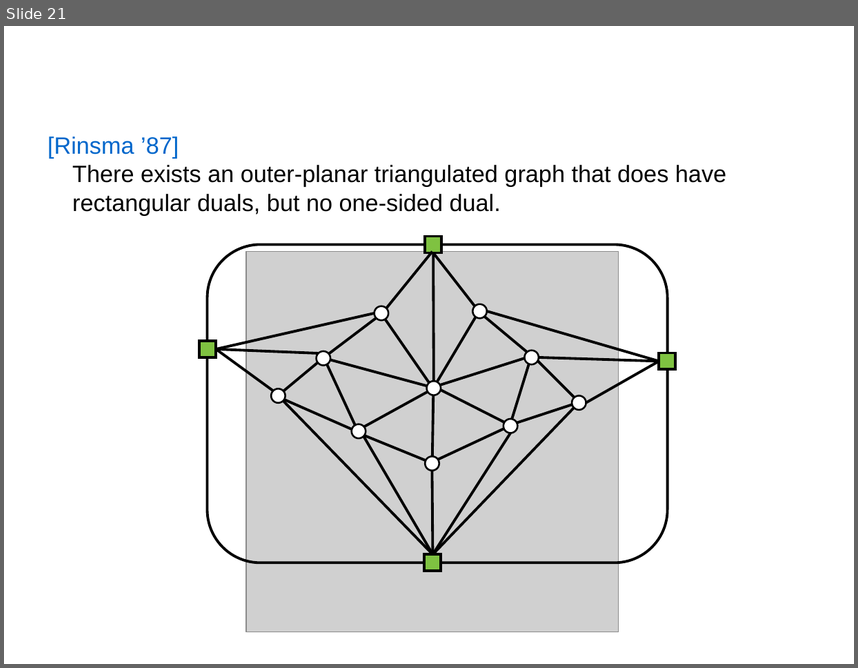
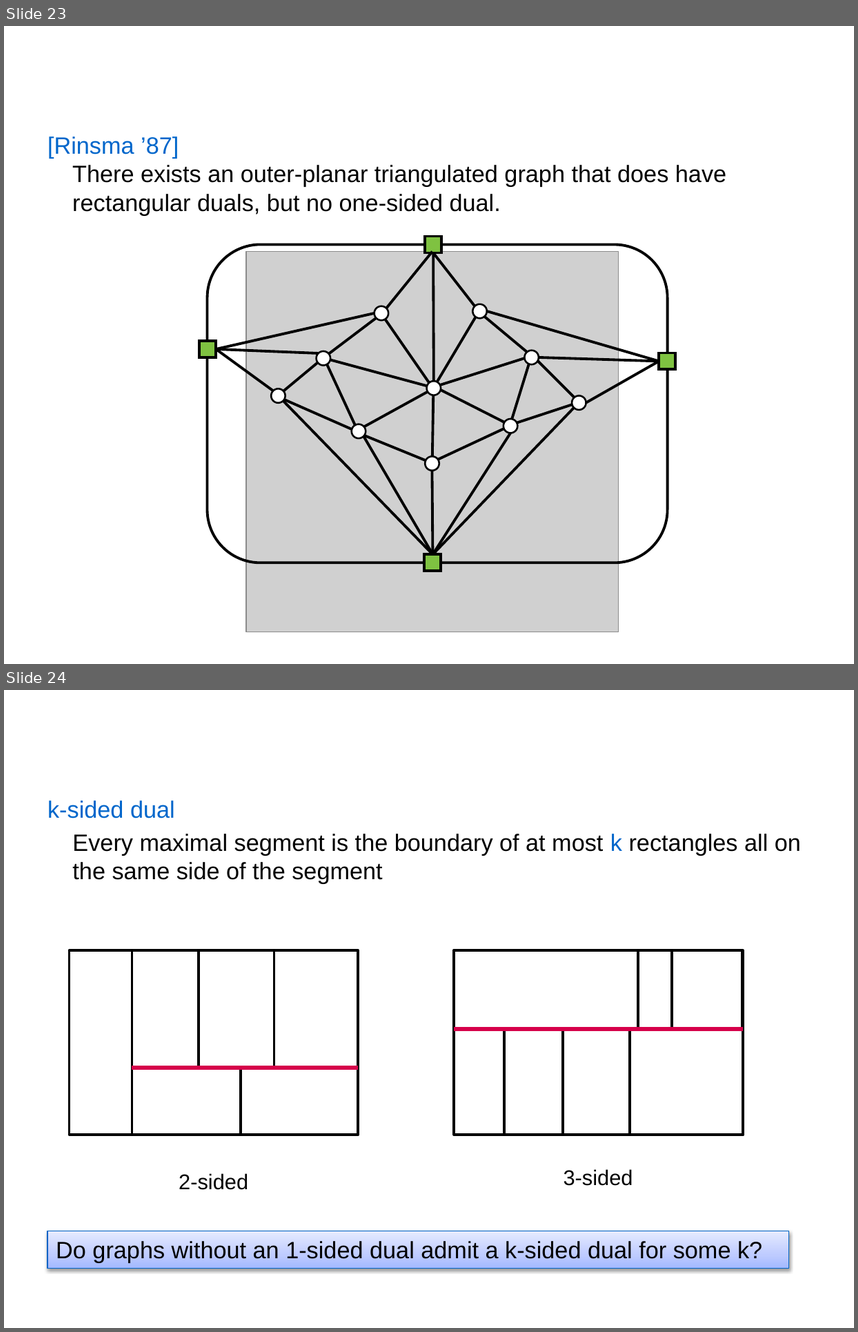
Before and after one commit to SanderBeekhuis/area-universal-duals, a slide deck: midtermtalk/talk3.pptx. Shown one above the other, each under a label of ours: slide 21 before the commit, slides 23 and 24 after it. The pictures are 858x668 and 858x1332 pixels, drawn with LibreOffice and Linux fonts; fonts in the diff are those of the drawing; grey boxes stand for pictures; background and template pictures are left out. Boxes give left, top, right and bottom in pixels: in the first picture for what was removed or moved away, otherwise in the second. Text is boxed around its words. In the diff, an @@ line names an element or a change of style, - is before the commit and + after.

Commit message:
WIP

```diff
--- a/midtermtalk/talk3.pptx
+++ b/midtermtalk/talk3.pptx
@@ slide 24 added at box(4, 690, 854, 1328), background #FFFFFF @@
@@ title added at box(47, 800, 123, 818), 36 pt, text #FFFFFF, bold @@
+k-sided duals
@@ text added at box(72, 800, 801, 884), 20 pt, text #000000 @@
+k-sided dual
+  Every maximal segment is the boundary of at most k rectangles all on the same side of the segment
@@ line added from (455, 1028) to (743, 1028), #D6004A 3.5 pt @@
@@ group added at box(455, 950, 744, 1134): 5 rectangles @@
@@ group added at box(70, 950, 359, 1134): 5 rectangles @@
@@ line added from (132, 1067) to (358, 1067), #D6004A 3.5 pt @@
@@ text added at box(179, 1173, 248, 1190), 18 pt, text #000000 @@
+2-sided
@@ text added at box(564, 1169, 633, 1185), 18 pt, text #000000 @@
+3-sided
@@ rectangle added at box(47, 1231, 789, 1268), fill gradient #A5B9FF to #BFCDFF to #E7ECFF, outline #0064C7 0.75 pt, 20 pt, text #000000 @@
+Do graphs without an 1-sided dual admit a k-sided dual for some k?
@@ what was slide 21 is now slide 23 @@
```
Also in this commit, not shown: 2 other slides added.
